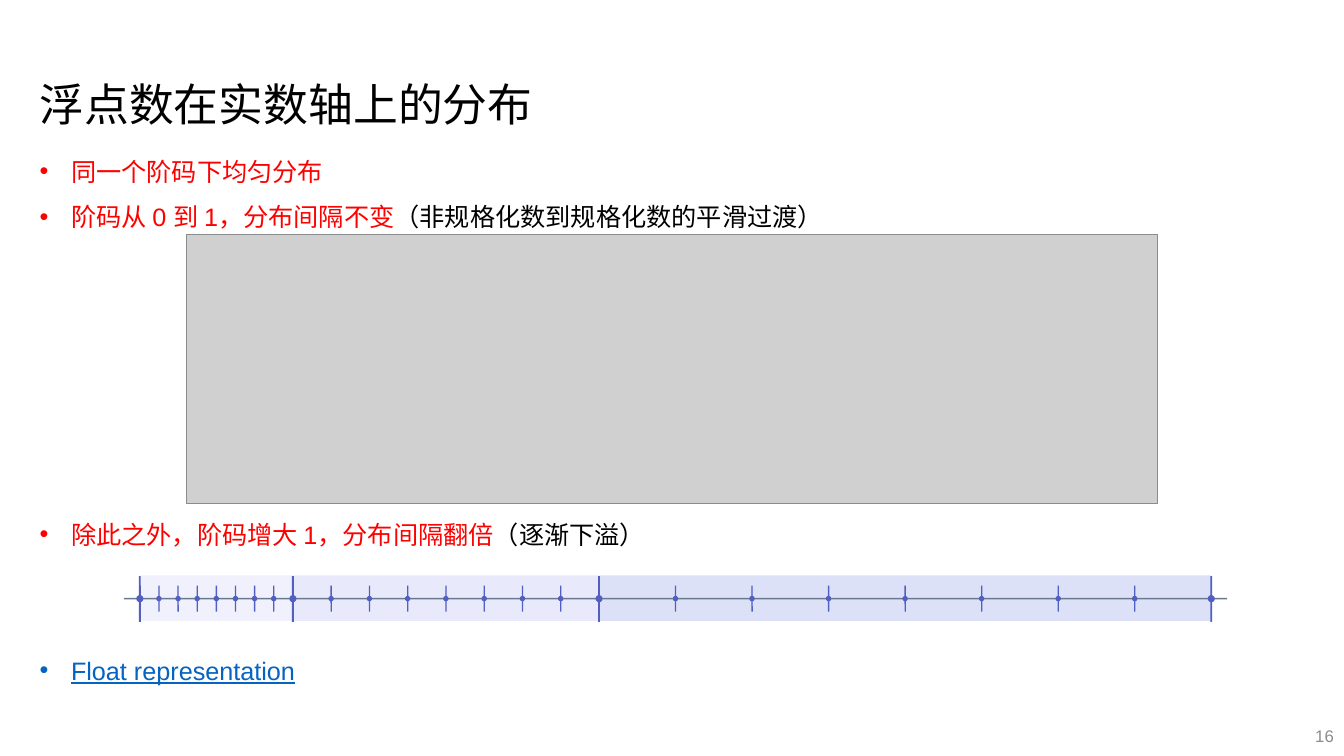
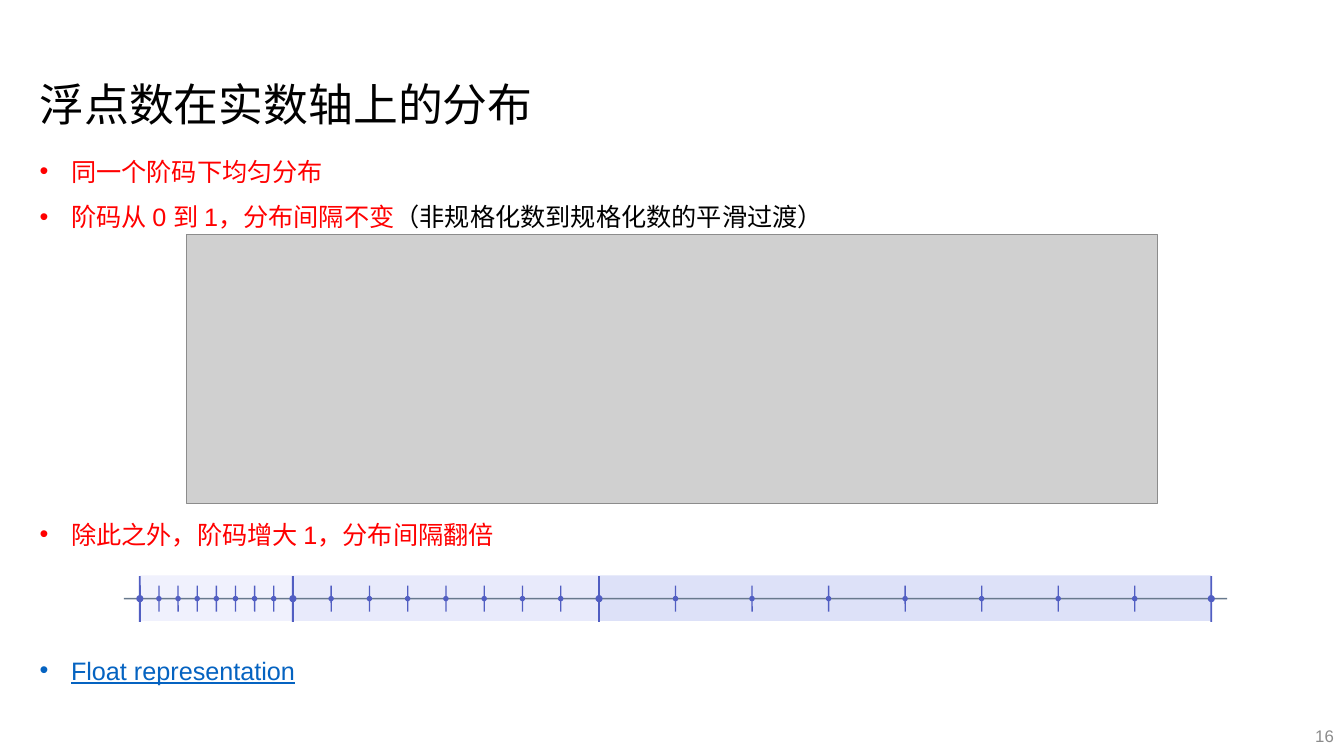
Before and after one commit to vwOvOwv/ICS-2026-Fall-TA, a slide deck: slide 16 of 02-Data.pptx. Drawn at 1344x756 pixels with LibreOffice and Linux fonts; fonts in the diff are those of the drawing; grey boxes stand for pictures. Boxes give left, top, right and bottom in pixels: in the first picture for what was removed or moved away, otherwise in the second. Text is boxed around its words. In the diff, an @@ line names an element or a change of style, - is before the commit and + after.

Commit message:
fix typo and error.

```diff
--- a/02-Data.pptx
+++ b/02-Data.pptx
@@ text at (71, 522, 493, 547): text changed @@
-• 除此之外，阶码增大 1，分布间隔翻倍（逐渐下溢）
+• 除此之外，阶码增大 1，分布间隔翻倍
```
Also in this commit, not shown: 13 other slides changed.
